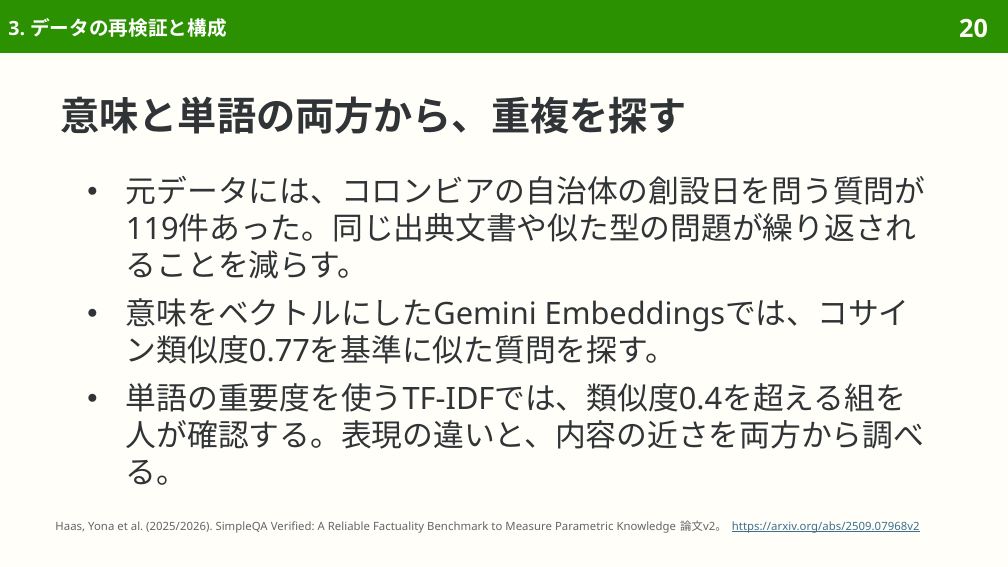
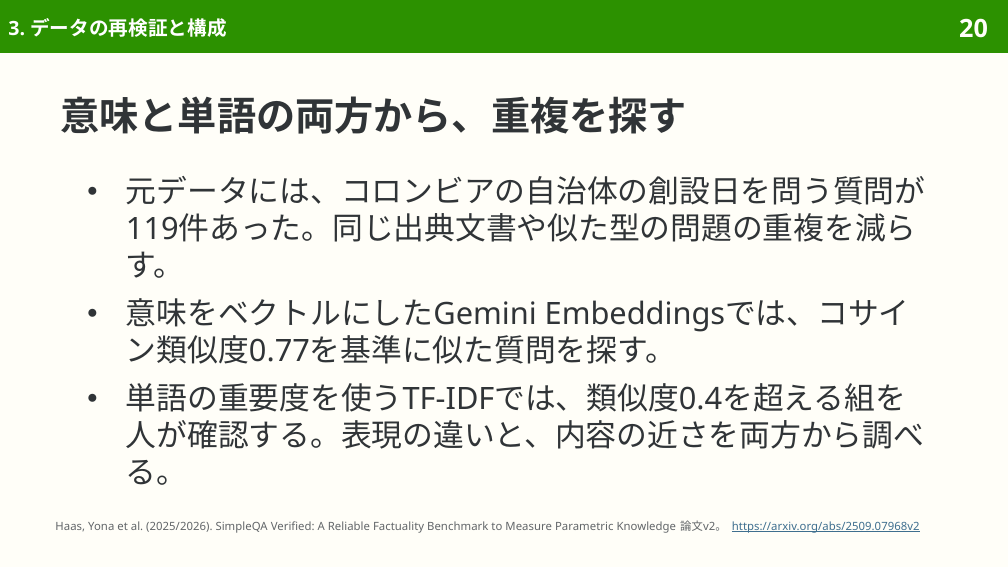
Before and after one commit to sasakiy84/datasets-in-10-minutes, a slide deck: slide 20 of slides/datasets-in-10-minutes-simpleqa-verified.pptx. Drawn at 1008x567 pixels with LibreOffice and Linux fonts; fonts in the diff are those of the drawing. Boxes give left, top, right and bottom in pixels: in the first picture for what was removed or moved away, otherwise in the second. Text is boxed around its words. In the diff, an @@ line names an element or a change of style, - is before the commit and + after.

```diff
--- a/slides/datasets-in-10-minutes-simpleqa-verified.pptx
+++ b/slides/datasets-in-10-minutes-simpleqa-verified.pptx
@@ text at [126, 176, 925, 278]: text changed @@
-● 元データには、コロンビアの自治体の創設日を問う質問が119件あった。同じ出典文書や似た型の問題が繰り返されることを減らす。
+● 元データには、コロンビアの自治体の創設日を問う質問が119件あった。同じ出典文書や似た型の問題の重複を減らす。
```
Also in this commit, not shown: 13 other slides changed, 7 other files.
